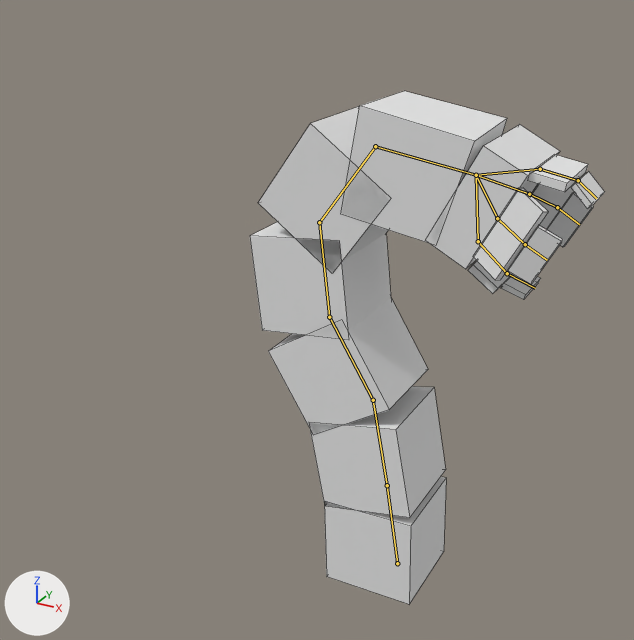
A saved change to the Blender file models/giant_sandworm.blend.
Before and after are seen from a camera (50 mm lens) standing at (6.26, -14.85, 13.09) and looking at (-0.88, -1.87, 6.59). The axes (+X, +Y, +Z) are drawn at lower left. The lights are the same throughout. Both versions are drawn at frame 130 of the action 'ArmatureAction'; the numbers are the values there. The bones that bend it are drawn over the model as lines. Mesh edges are drawn as thin lines.
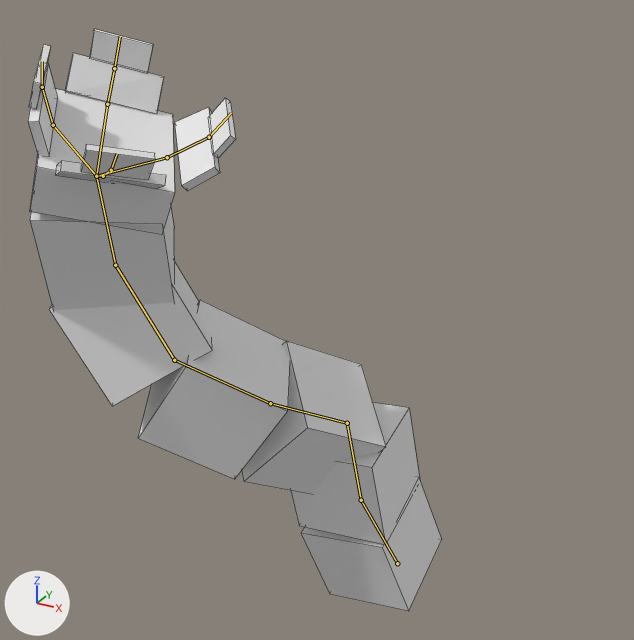
Pixel boxes (x1, y1, x2, y2) of what changed, in the pictures (634 x 640 px):
'Cube.007', posed (17% wider, 13% taller)
    before: (250, 91, 605, 604)
    after: (28, 29, 442, 611)
bone 'Bone', root to tip
    before: (397, 563) to (387, 485)
    after: (397, 563) to (361, 500)
bone 'Bone.003', root to tip
    before: (387, 485) to (373, 400)
    after: (361, 500) to (347, 423)
bone 'Bone.004', root to tip
    before: (373, 400) to (329, 317)
    after: (347, 423) to (270, 403)
bone 'Bone.005', root to tip
    before: (329, 317) to (319, 222)
    after: (270, 403) to (174, 360)
bone 'Bone.006', root to tip
    before: (319, 222) to (375, 146)
    after: (174, 360) to (115, 265)
bone 'Bone.007', root to tip
    before: (375, 146) to (476, 175)
    after: (115, 265) to (96, 176)
bone 'Bone.016', root to tip
    before: (497, 218) to (525, 244)
    after: (103, 176) to (111, 170)
bone 'Bone.014', root to tip
    before: (529, 194) to (557, 207)
    after: (107, 104) to (114, 68)
bone 'Bone.012', root to tip
    before: (540, 169) to (578, 180)
    after: (53, 125) to (42, 87)
bone 'Bone.013', root to tip
    before: (578, 180) to (596, 198)
    after: (42, 87) to (42, 61)
bone 'Bone.018', root to tip
    before: (478, 241) to (507, 273)
    after: (167, 157) to (209, 137)

The edits, one by one:
Bone 'Bone' (bone_bone) turns from (0, 0, 92) to (15, -5, 102) degrees about its own x, y and z.
Bone 'Bone.003' (bone_bone_003) turns from (9, 0, 0) to (-7, 3, 6) degrees about its own x, y and z.
Bone 'Bone.004' (bone_bone_004) turns from (21, 0, 0) to (38, -48, -75) degrees about its own x, y and z.
Bone 'Bone.005' (bone_bone_005) turns from (-26, 0, 0) to (20, 7, -5) degrees about its own x, y and z.
Bone 'Bone.006' (bone_bone_006) turns from (-42, 0, 0) to (16, 16, 34) degrees about its own x, y and z.
Bone 'Bone.007' (bone_bone_007) turns from (-63, 0, 0) to (-89, 55, -64) degrees about its own x, y and z.
Bone 'Bone.016' (bone_bone_016) turns from (0, -1, -23) to (-3, 3, -44) degrees about its own x, y and z.
Bone 'Bone.014' (bone_bone_014) turns from (0, 1, 23) to (-3, -5, 49) degrees about its own x, y and z.
Bone 'Bone.012' (bone_bone_012) turns from (17, 0, 0) to (20, -1, 0) degrees about its own x, y and z.
Bone 'Bone.013' (bone_bone_013) turns from (-36, 0, 0) to (-22, -3, 0) degrees about its own x, y and z.
Bone 'Bone.018' (bone_bone_018) turns from (-17, 0, 0) to (-48, 2, -2) degrees about its own x, y and z.
